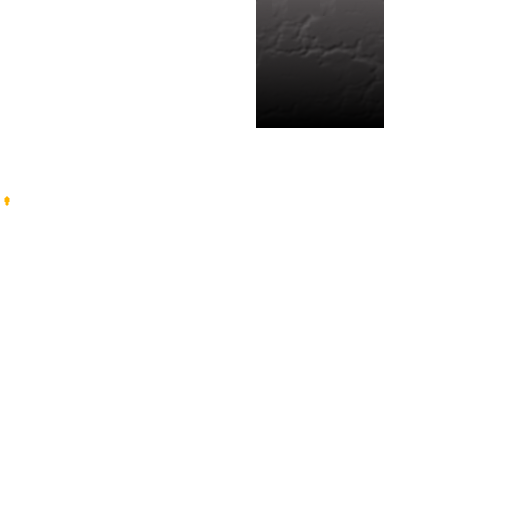
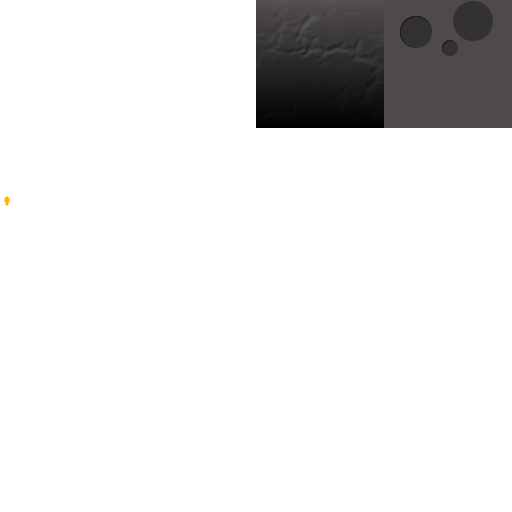
Revision of a layered 512 x 512 image; what changed, layer by layer:
painted on "Background" over [384, 0, 512, 128]
